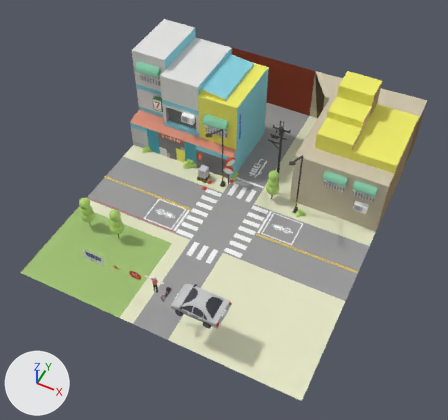
The glTF model model2.glb, before and after one commit.
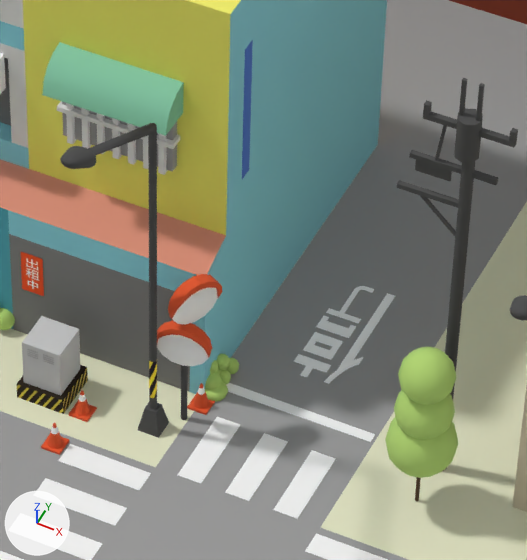
The first picture shows the older version from a 50 mm lens placed at (15.6, -20.3, 36.7), pointed at (0.4, 10.1, -1.2). The close-ups show both versions on the part from 43% to 65% of the width and 25% to 50% of the height of that picture; other places that the commit changed are outside them. Lighting does not change. The marker at lower left points along +X, +Y and +Z. Where no turn or scale is listed for an object, it has been applied to the vertices. Vertices at the same position are counted once.

The scene before the commit, as lines of its bpy script (objects in view):
```python
me_mesh = bpy.data.meshes.new('Mesh')
me_mesh.from_pydata(...)  # 6399 vertices, 11659 faces; spans x -12.0..12.0, y -1.4..27.4, z -3.6..6.1
# faces by material slot: [11553, 2, 100, 4]
me_mesh.materials.append(mat_texture_1)  # picture img_texture_1
me_mesh.materials.append(mat_stop)  # picture img_stop
me_mesh.materials.append(mat_texture_2)  # picture img_texture_2
me_mesh.materials.append(mat_texture_3)  # picture img_texture_3___複製
ob_scene_4 = bpy.data.objects.new('Scene_4', me_mesh)
ob_scene_4.location = (0.0, 0.0, 0.0)
```
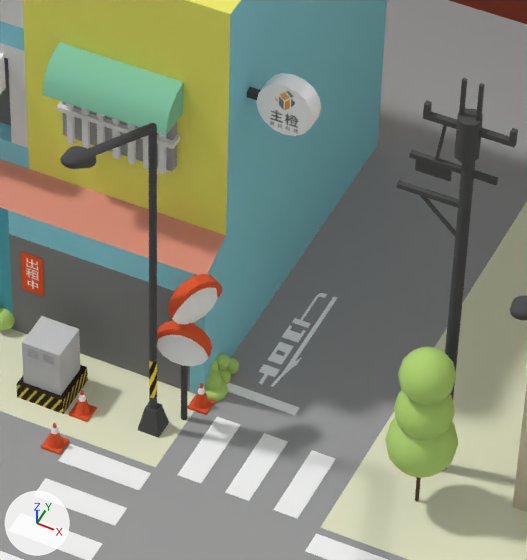
Diff of the bpy script that builds the scene:
```diff
--- a/model2.glb.py
+++ b/model2.glb.py
@@ me_mesh @@
 # used by ob_scene_4; location = (0.0, 0.0, 0.0)
-me_mesh.from_pydata(...)  # 6399 vertices, 11659 faces; spans x -12.0..12.0, y -1.4..27.4, z -3.6..6.1
+me_mesh.from_pydata(...)  # 6419 vertices, 11701 faces; spans x -12.0..12.0, y -1.4..27.4, z -3.6..6.1
+# me_mesh part 1: the loose piece of 8 vertices spanning x -2.4..-2.2, y 16.9, z 2.4..2.5 is moved by (0.9, 0.0, -0.3)
+# me_mesh part 2: a new loose piece, a 16-sided cylinder along y spanning x -1.29..-0.3, y 16.78..17.1, z 1.59..2.58, in mat_texture_2 (picture img_texture_2)
+# me_mesh part 3: the loose piece of 4 vertices spanning x -1.2..1.3, y 16.6..19.1, z -3.5 is rebuilt with 4 vertices and now spans x -1.3..-0.1, y 16.2..18.7, z -3.5
+# me_mesh part 4: the loose piece of 8 vertices spanning x -2.2..-1.5, y 16.8..17.0, z 0.4..3.1 is deleted
+# me_mesh part 5
+# 84 faces are deleted
+# 14 vertices move from x -3.2..1.4, y 13.3..15.9, z -3.5..-3.0 to x -3.2..0.1, y 13.3..15.9, z -3.5..-3.0
+# 84 new faces join them, mat_texture_1 (picture img_texture_1)
 me_mesh.materials.append(mat_texture_1)
```

Pixel boxes [x1, y1, x2, y2] of what changed, in the close-ups (527 x 560 px; the box of a moved part takes in the faces that stretch with it):
part 1 of me_mesh, moved or reshaped (not visible before): after [247, 87, 261, 100]
part 2 of me_mesh, added: after [256, 73, 321, 136]
part 3 of me_mesh, rebuilt: before [294, 286, 395, 384]; after [259, 293, 337, 387]
part 4 of me_mesh, deleted (blue): before [242, 40, 253, 179]
part 5 of me_mesh, moved or reshaped: before [28, 353, 375, 442]; after [28, 353, 299, 434]
